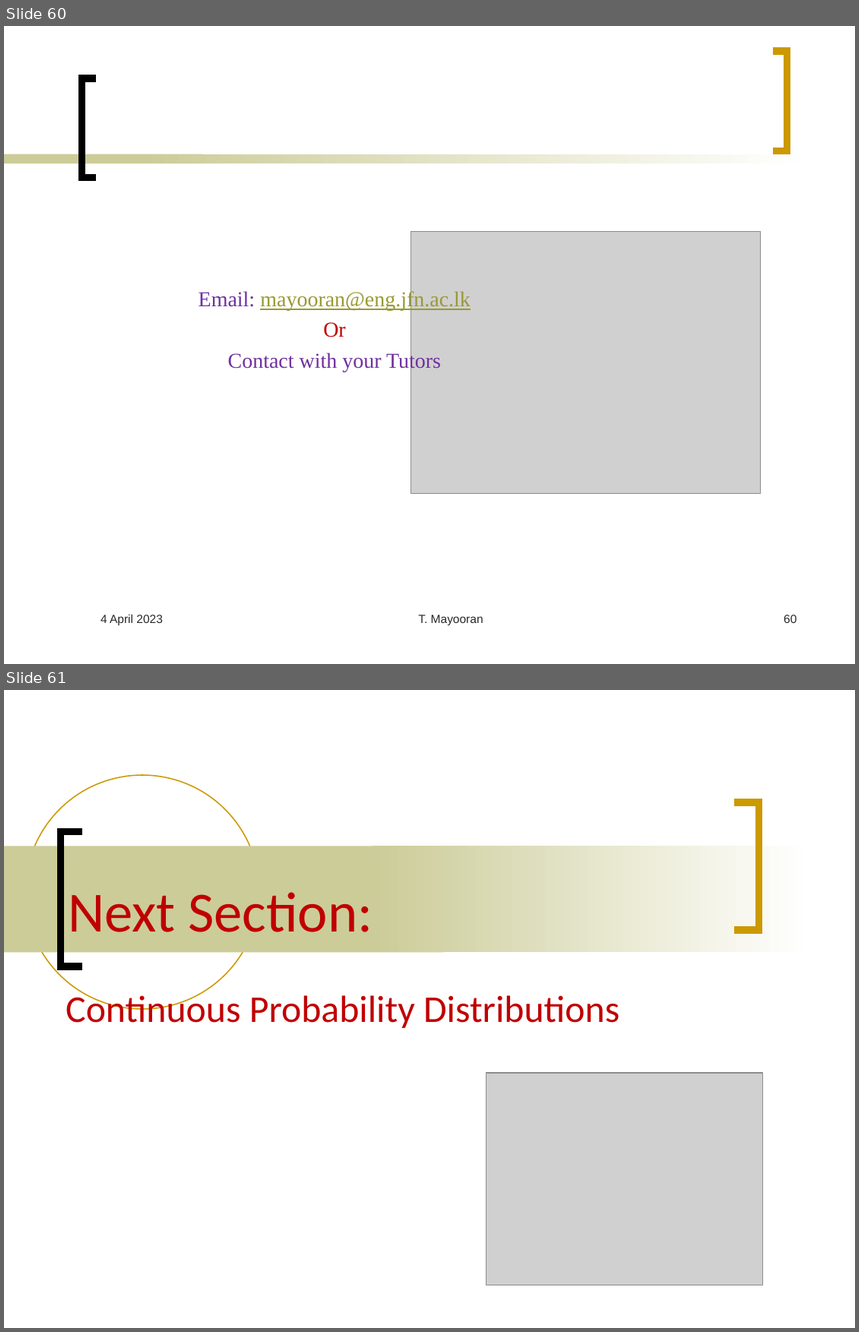
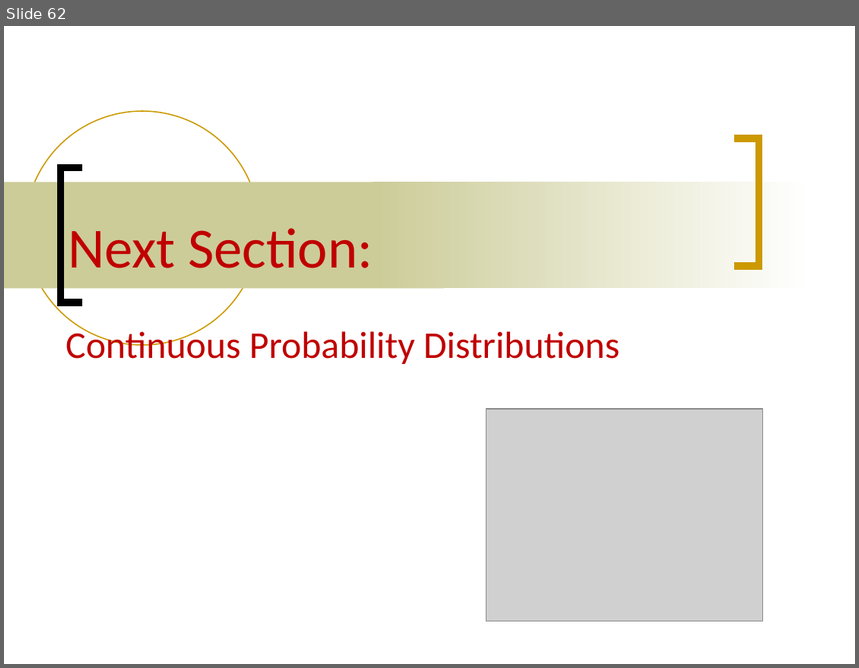
Before and after one commit to Mayooran1987/MC3020, a slide deck: Lec_2.pptx. Shown one above the other, each under a label of ours: slides 60 and 61 before the commit, slide 62 after it. The pictures are 859x1332 and 859x668 pixels, drawn with LibreOffice and Linux fonts; fonts in the diff are those of the drawing; grey boxes stand for pictures. Boxes give left, top, right and bottom in pixels: in the first picture for what was removed or moved away, otherwise in the second. Text is boxed around its words. In the diff, an @@ line names an element or a change of style, - is before the commit and + after.

```diff
--- a/Lec_2.pptx
+++ b/Lec_2.pptx
@@ slide 60 removed at bbox=[4, 26, 855, 664], background #FFFFFF @@
@@ freeform shape removed at bbox=[773, 52, 788, 151] @@
@@ freeform shape removed at bbox=[82, 78, 97, 177] @@
@@ rectangle removed at bbox=[4, 154, 202, 164] @@
@@ rectangle removed at bbox=[139, 154, 813, 164] @@
@@ picture removed at bbox=[411, 232, 761, 494] @@
@@ text removed at bbox=[199, 290, 471, 372] @@
-Email: mayooran@eng.jfn.ac.lk
-Or
-Contact with your Tutors
@@ text removed at bbox=[101, 614, 163, 626] @@
-4 April 2023
@@ text removed at bbox=[418, 615, 484, 626] @@
-T. Mayooran
@@ page number removed at bbox=[784, 615, 797, 623] @@
-60
@@ what was slide 61 is now slide 62 @@
```
Also in this commit, not shown: 51 slides changed, 2 slides added.
